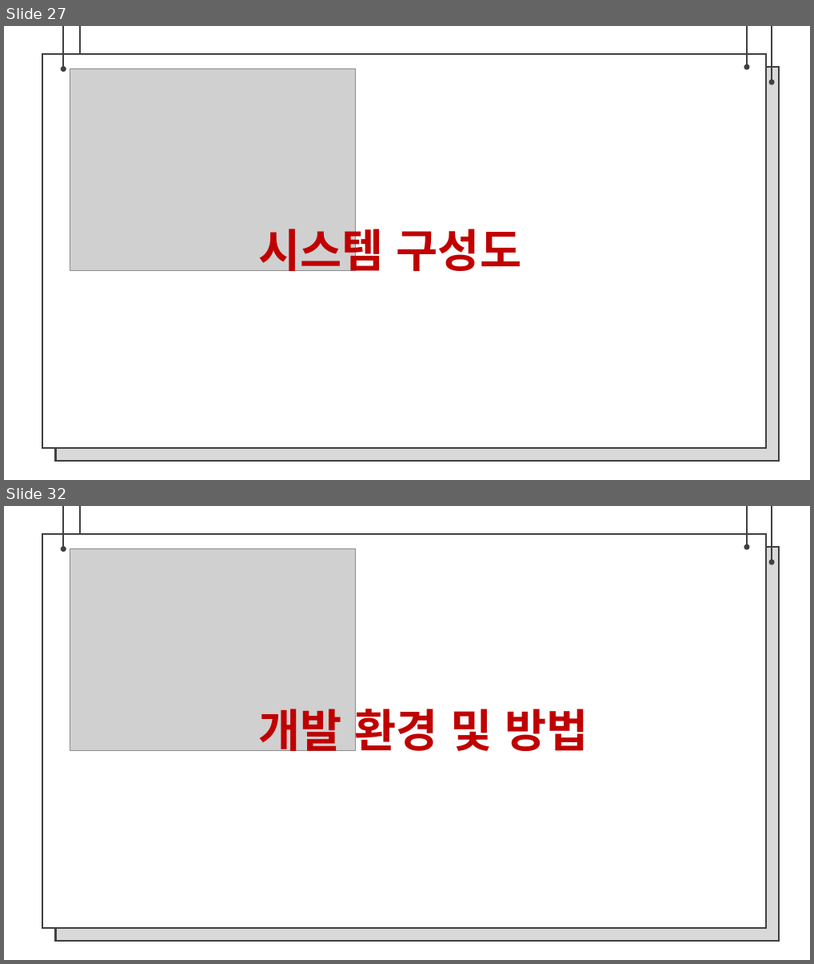
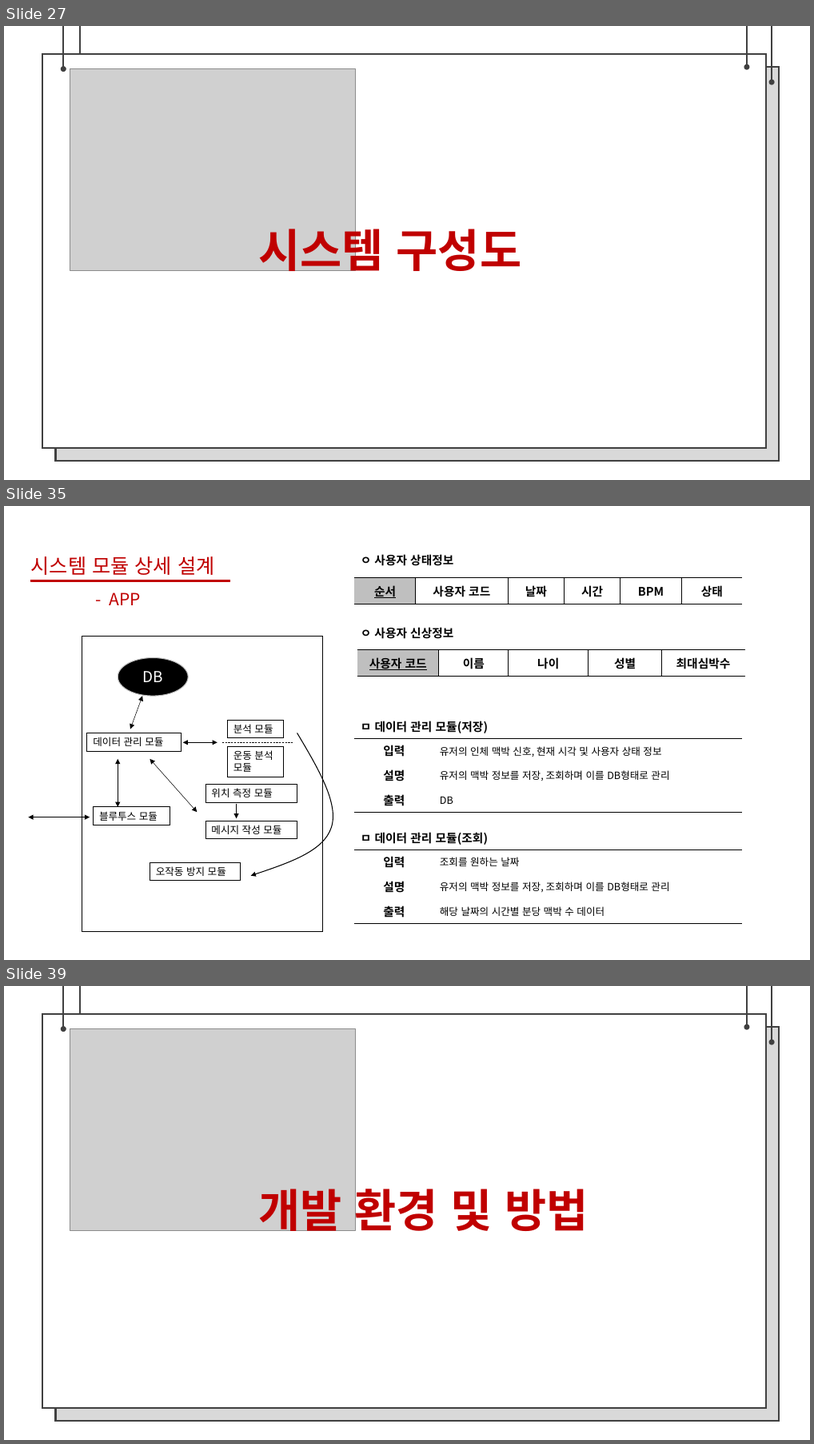
Before and after one commit to bajahoe/gitchana, a slide deck: 제안서 팀장 조동윤, 팀원 임종운.pptx. Shown one above the other, each under a label of ours: slides 27 and 32 before the commit, slides 27, 35 and 39 after it; the slides between them are not shown. The pictures are 814x964 and 814x1444 pixels, drawn with LibreOffice and Linux fonts; fonts in the diff are those of the drawing; grey boxes stand for pictures; background and template pictures are left out. Boxes give left, top, right and bottom in pixels: in the first picture for what was removed or moved away, otherwise in the second. Text is boxed around its words. In the diff, an @@ line names an element or a change of style, - is before the commit and + after.

Commit message:
자료 업데이트
발표자료 재 작성
제안서 내 사용자 상태정보 구조 변경(시각 - > 날짜, 시간)
그냥 사진

```diff
--- a/제안서 팀장 조동윤, 팀원 임종운.pptx
+++ b/제안서 팀장 조동윤, 팀원 임종운.pptx
@@ slide 35 added at <box>4,506,810,960</box>, background #FFFFFF @@
@@ text added at <box>31,556,214,575</box>, 24 pt, text #C00000 @@
+시스템 모듈 상세 설계
@@ table added at <box>355,577,743,604</box>, 1 rows, 6 columns @@
+순서 | 사용자 코드 | 날짜 | 시간 | BPM | 상태
@@ text added at <box>361,554,454,566</box>, 14 pt, text #000000, bold @@
+ㅇ 사용자 상태정보
@@ line added from (30, 581) to (231, 581), #C00000 2.25 pt @@
@@ text added at <box>109,592,140,605</box>, 20 pt, text #C00000 @@
+- APP
@@ rectangle added at <box>82,636,323,932</box>, outline #000000 0.5 pt @@
@@ table added at <box>358,649,745,919</box>, 1 rows, 5 columns @@
+사용자 코드 | 이름 | 나이 | 성별 | 최대심박수
@@ text added at <box>361,627,454,639</box>, 14 pt, text #000000, bold @@
+ㅇ 사용자 신상정보
@@ ellipse added at <box>118,658,188,696</box>, fill #000000, outline #BFBFBF 1 pt, 18 pt, text #FFFFFF @@
+DB
@@ double arrow added from (130, 728) to (142, 696), #000000 0.5 pt @@
@@ rectangle added at <box>227,720,283,738</box>, outline #000000 0.75 pt, 12 pt, text #000000 @@
+분석 모듈
@@ table added at <box>355,713,743,812</box>, 4 rows, 2 columns @@
+ㅁ 데이터 관리 모듈(저장) | 
+입력 | 유저의 인체 맥박 신호, 현재 시각 및 사용자 상태 정보
+설명 | 유저의 맥박 정보를 저장, 조회하며 이를 DB형태로 관리
+출력 | DB
@@ rectangle added at <box>87,733,182,751</box>, outline #000000 0.75 pt, 12 pt, text #000000 @@
+데이터 관리 모듈
@@ double arrow added from (218, 743) to (183, 743), #000000 0.5 pt @@
@@ line added from (222, 743) to (293, 743), #000000 0.5 pt dashed @@
@@ freeform shape added at <box>251,733,333,876</box>, outline #000000 1 pt @@
@@ double arrow added from (118, 759) to (118, 807), #000000 0.5 pt @@
@@ double arrow added from (197, 812) to (150, 759), #000000 0.5 pt @@
@@ rectangle added at <box>227,746,283,776</box>, outline #000000 0.75 pt, 12 pt, text #000000 @@
+운동 분석 모듈
@@ rectangle added at <box>206,784,297,802</box>, outline #000000 0.75 pt, 12 pt, text #000000 @@
+위치 측정 모듈
@@ double arrow added from (28, 817) to (90, 817), #000000 0.5 pt @@
@@ rectangle added at <box>94,807,170,825</box>, outline #000000 0.75 pt, 12 pt, text #000000 @@
+블루투스 모듈
@@ arrow added from (236, 804) to (236, 818), #000000 0.5 pt @@
@@ rectangle added at <box>206,820,297,839</box>, outline #000000 0.75 pt, 12 pt, text #000000 @@
+메시지 작성 모듈
@@ table added at <box>355,825,743,923</box>, 4 rows, 2 columns @@
+ㅁ 데이터 관리 모듈(조회) | 
+입력 | 조회를 원하는 날짜
+설명 | 유저의 맥박 정보를 저장, 조회하며 이를 DB형태로 관리
+출력 | 해당 날짜의 시간별 분당 맥박 수 데이터
@@ rectangle added at <box>150,862,240,880</box>, outline #000000 0.75 pt, 12 pt, text #000000 @@
+오작동 방지 모듈
@@ what was slide 32 is now slide 39 @@
```
Also in this commit, not shown: 6 slides changed, 11 other slides added, 2 other files.
